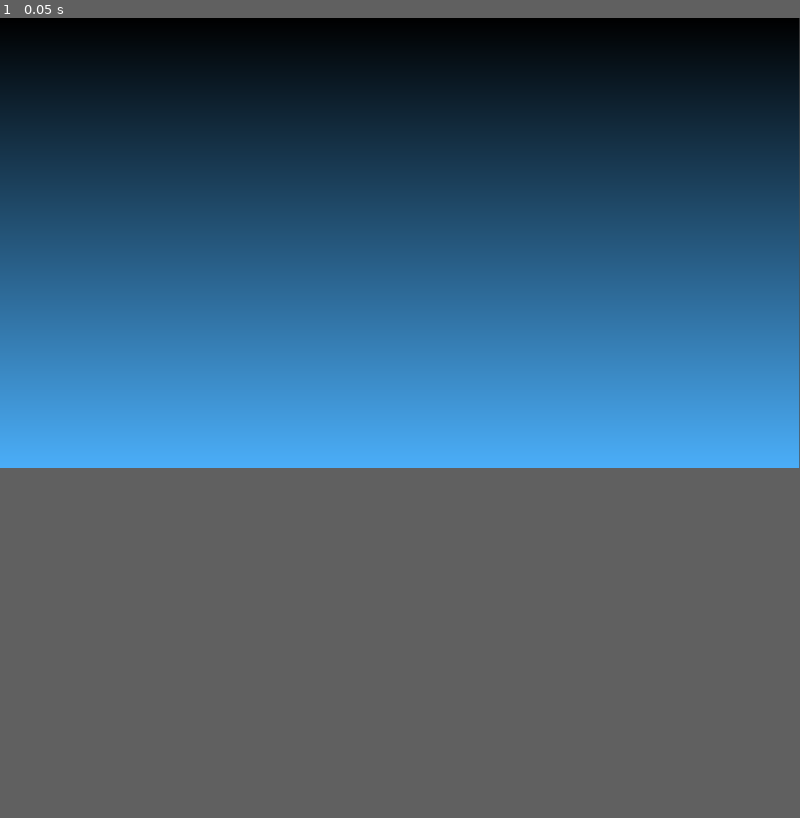
Above: before the commit, frame 1.
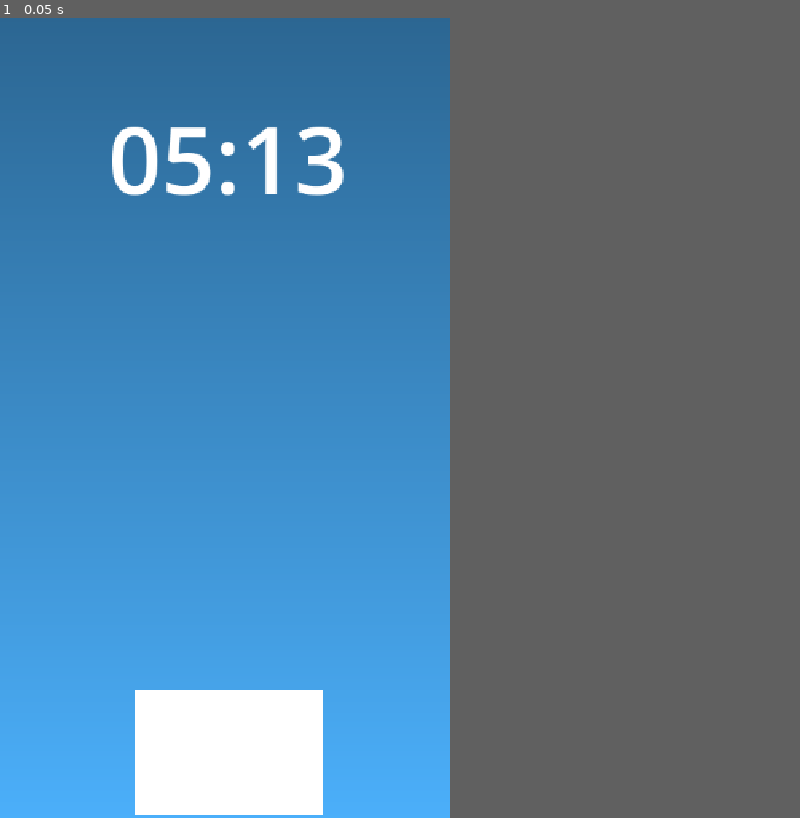
Above: after the commit, the same moment.

Repository: dimcoord/fitquest
Game: Godot game, scene res://main_scene.tscn
Two runs of this game, one before a commit and one after it. Both use one fixed random seed, a clock stepped at 60 frames per second and the inputs below.
Inputs:
- Up to frame 1 (0.05 s): no input
The window is 800x450 before the commit and 450x800 after it. Grey fills any space a smaller window leaves; there, only what the larger window draws over its background counts as a difference.

The runs differ from the first frame. In frame 1, 67% of the frame differs, in the area x 0-100%, y 0-100%.

Commit message:
add main scene, shader, assets, modify readme

Diff:
--- /dev/null
+++ b/main_scene.gd
@@ -0,0 +1,8 @@
+extends Node2D
+
+@onready var bg_node: Control = $Background
+@onready var player_level = 1
+
+func _ready():
+	if player_level == 1:
+		bg_node.position = Vector2(0, -1800)
--- a/main_scene.tscn
+++ b/main_scene.tscn
@@ -1,25 +1,63 @@
-[gd_scene load_steps=3 format=3 uid="uid://dqp7dbes4th6d"]
+[gd_scene load_steps=6 format=3 uid="uid://dqp7dbes4th6d"]
 
 [ext_resource type="Shader" uid="uid://44fs3dkw2im1" path="res://shaders/background.gdshader" id="1_0f027"]
+[ext_resource type="Script" uid="uid://bagovr5hu3mpg" path="res://sky_color_by_time.gd" id="1_2c62f"]
+[ext_resource type="Script" uid="uid://bldnd8n1kem1b" path="res://main_scene.gd" id="1_gyfs4"]
+[ext_resource type="Script" uid="uid://b46iigdffbn8i" path="res://time.gd" id="4_d5x1h"]
 
 [sub_resource type="ShaderMaterial" id="ShaderMaterial_2c62f"]
 shader = ExtResource("1_0f027")
 shader_parameter/bottom_color = Color(0.3, 0.7, 1, 1)
 shader_parameter/top_color = Color(0, 0, 0, 1)
+shader_parameter/star_density = 0.995
+shader_parameter/star_speed = 1.0
+shader_parameter/star_size = 0.02
 
 [node name="MainScene" type="Node2D"]
+script = ExtResource("1_gyfs4")
 
-[node name="Control" type="Control" parent="."]
+[node name="Background" type="Control" parent="."]
 layout_mode = 3
 anchors_preset = 0
-offset_right = 1279.0
-offset_bottom = 739.0
+offset_right = 727.0
+offset_bottom = 1282.0
+script = ExtResource("1_2c62f")
 
-[node name="ColorRect" type="ColorRect" parent="Control"]
+[node name="ColorRect" type="ColorRect" parent="Background"]
 material = SubResource("ShaderMaterial_2c62f")
 layout_mode = 1
 anchors_preset = 15
 anchor_right = 1.0
 anchor_bottom = 1.0
+offset_right = 2.0
+offset_bottom = 1859.0
 grow_horizontal = 2
 grow_vertical = 2
+
+[node name="Time" type="Control" parent="."]
+layout_mode = 3
+anchors_preset = 0
+offset_right = 40.0
+offset_bottom = 40.0
+script = ExtResource("4_d5x1h")
+
+[node name="TimeLabel" type="Label" parent="Time"]
+layout_mode = 1
+anchors_preset = 5
+anchor_left = 0.5
+anchor_right = 0.5
+offset_left = 151.5
+offset_top = 120.0
+offset_right = 535.5
+offset_bottom = 325.0
+grow_horizontal = 2
+theme_override_font_sizes/font_size = 150
+text = "00:00"
+horizontal_alignment = 1
+vertical_alignment = 1
+
+[node name="ColorRect2" type="ColorRect" parent="."]
+offset_left = 215.0
+offset_top = 1075.0
+offset_right = 515.0
+offset_bottom = 1275.0
--- a/project.godot
+++ b/project.godot
@@ -17,8 +17,12 @@
 
 [display]
 
-window/size/viewport_width=1280
-window/size/viewport_height=720
+window/size/viewport_width=720
+window/size/viewport_height=1280
+window/size/window_width_override=360
+window/size/window_height_override=640
+window/stretch/mode="canvas_items"
+window/handheld/orientation=1
 
 [rendering]
 
--- a/shaders/background.gdshader
+++ b/shaders/background.gdshader
@@ -1,23 +1,58 @@
-// Tells Godot this is a shader for 2D rendering
 shader_type canvas_item;
 
-// This is a variable you can change in the Godot Inspector
-// It controls the color of the bottom of the sky
+// ------ Sky Gradient Uniforms ------
 uniform vec4 bottom_color : source_color = vec4(0.3, 0.7, 1.0, 1.0);
-
-// This variable controls the color for the top of the sky
 uniform vec4 top_color : source_color = vec4(0.0, 0.0, 0.0, 1.0);
 
-// The 'fragment' function runs for every single pixel of the object
-// this shader is applied to.
+uniform float star_density : hint_range(0.9, 0.999) = 0.995;
+uniform float star_speed : hint_range(0.0, 5.0) = 0.3;
+uniform float star_size : hint_range(0.0, 0.5) = 0.5;
+
+// A simple function to generate a pseudo-random number from a 2D vector.
+float random(vec2 st) {
+    return fract(sin(dot(st.xy, vec2(12.9898, 78.233))) * 43758.5453123);
+}
+
+// The 'fragment' function runs for every pixel.
 void fragment() {
-    // 'UV' is the normalized coordinate of the pixel on the texture.
-    // UV.y is 0.0 at the top and 1.0 at the bottom.
-    // We use 'mix' to blend the two colors. The third argument
-    // determines the balance. When UV.y is 0, we get 100% top_color.
-    // When UV.y is 1, we get 100% bottom_color.
-    vec4 mixed_color = mix(top_color, bottom_color, UV.y);
+    // 1. Create the base sky gradient (same as before).
+    vec4 sky_color = mix(top_color, bottom_color, UV.y);
 
-    // 'COLOR' is the final output color for the pixel.
-    COLOR = mixed_color;
+    // 2. Generate the stars.
+    // We scale UV to create a grid. The bigger the number, the more cells.
+    vec2 star_uv = UV * 300.0;
+
+    // Get the integer coordinate of the cell (the star's unique ID).
+    vec2 cell_id = floor(star_uv);
+    // Get the fractional coordinate within the cell (0.0 to 1.0).
+    vec2 cell_uv = fract(star_uv);
+
+    // Generate a random number for this star's cell.
+    float star_rand = random(cell_id);
+
+    vec3 star_final_color = vec3(0.0);
+
+    // We only draw a star if its random number is above our density threshold.
+    if (star_rand > star_density) {
+        // Make the star twinkle using TIME and its unique random value.
+        float twinkle = sin((TIME * star_speed) + (star_rand * 6.28)) * 0.5 + 0.5;
+
+        // Calculate distance from the center of the cell to draw a dot.
+        float dist = distance(cell_uv, vec2(0.5));
+        // Use smoothstep to create a soft, anti-aliased dot for the star.
+        float star_dot = 1.0 - smoothstep(0.0, star_size, dist);
+
+        // Final star color is the dot shape, multiplied by its twinkle brightness.
+        star_final_color = vec3(star_dot * twinkle);
+    }
+
+    // 3. Fade the stars out near the horizon.
+    // We use smoothstep to create a fade mask based on the vertical UV coordinate.
+    // Stars will be fully visible above y=0.4, and fully faded out at y=0.6.
+    float fade_mask = 1.0 - smoothstep(0.4, 0.6, UV.y);
+
+    // 4. Combine the sky and the stars.
+    // We add the final star color (multiplied by the fade mask) to the sky color.
+    COLOR.rgb = sky_color.rgb + (star_final_color * fade_mask);
+    COLOR.a = sky_color.a;
 }
--- /dev/null
+++ b/sky_color_by_time.gd
@@ -0,0 +1,53 @@
+extends Control
+
+# Get a reference to the child ColorRect node.
+@onready var color_rect: ColorRect = $ColorRect
+
+var sky_material: ShaderMaterial
+var sky_update_timer: Timer
+
+func _ready() -> void:
+	# Get the shader material from the ColorRect
+	if color_rect and color_rect.material is ShaderMaterial:
+		sky_material = color_rect.material as ShaderMaterial
+	else:
+		print("Error: Background node could not find ShaderMaterial on its child ColorRect.")
+		return
+
+	# Setup the SKY update timer (runs every 60 seconds)
+	sky_update_timer = Timer.new()
+	add_child(sky_update_timer) # Add timer as a child of this Background node
+	sky_update_timer.timeout.connect(update_sky_color)
+	sky_update_timer.wait_time = 60.0
+	sky_update_timer.start()
+
+	# Run once immediately at the start.
+	update_sky_color()
+
+func update_sky_color() -> void:
+	var datetime = get_current_datetime_wib()
+	var current_hour: int = datetime.hour
+
+	var target_color: Color
+	if current_hour >= 20 or current_hour < 4:
+		target_color = Color("#210B2C") # Night
+	elif current_hour < 5:
+		target_color = Color("#5E3318") # Dawn
+	elif current_hour < 7:
+		target_color = Color("#F48C42") # Sunrise
+	elif current_hour < 13:
+		target_color = Color("#87CEEB") # Noon
+	elif current_hour < 17:
+		target_color = Color("#FFD700") # Afternoon
+	else:
+		target_color = Color("#F48C42") # Sunset
+
+	var tween = create_tween().set_trans(Tween.TRANS_SINE)
+	tween.tween_property(sky_material, "shader_parameter/bottom_color", target_color, 5.0)
+	print("Sky color updated for hour: %d" % current_hour)
+
+# Helper function to get the current time in UTC+7
+func get_current_datetime_wib() -> Dictionary:
+	var time_utc = Time.get_unix_time_from_system()
+	var time_wib = time_utc + 25200 # 7 hours in seconds
+	return Time.get_datetime_dict_from_unix_time(time_wib)
--- /dev/null
+++ b/time.gd
@@ -0,0 +1,35 @@
+extends Control
+
+# time_display.gd
+# Attach this script to your "TimeDisplay" Control node.
+
+# Get a reference to the child TimeLabel node.
+@onready var time_label: Label = $TimeLabel
+
+var clock_update_timer: Timer
+
+func _ready() -> void:
+	# Setup the CLOCK update timer (runs every 1 second)
+	clock_update_timer = Timer.new()
+	add_child(clock_update_timer) # Add timer as a child of this TimeDisplay node
+	clock_update_timer.timeout.connect(update_clock_display)
+	clock_update_timer.wait_time = 1.0
+	clock_update_timer.start()
+
+	# Run once immediately at the start.
+	update_clock_display()
+
+func update_clock_display() -> void:
+	var datetime = get_current_datetime_wib()
+
+	# Format the time into a "HH:MM" string.
+	var time_string = "%02d:%02d" % [datetime.hour, datetime.minute]
+
+	# Update the label's text property.
+	time_label.text = time_string
+
+# Helper function to get the current time in UTC+7
+func get_current_datetime_wib() -> Dictionary:
+	var time_utc = Time.get_unix_time_from_system()
+	var time_wib = time_utc + 25200 # 7 hours in seconds
+	return Time.get_datetime_dict_from_unix_time(time_wib)
Binary file added: assets/ground.jpg
Not shown, added: assets/ground.jpg.import
Binary file added: assets/patches.jpg
Not shown, added: assets/patches.jpg.import
Not shown, added: export_presets.cfg
Not shown, added: main_scene.gd.uid
Not shown, added: sky_color_by_time.gd.uid
Not shown, added: time.gd.uid
Not shown, added: README.md
